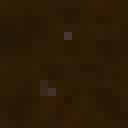
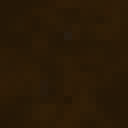
Layered file, before and after one edit (128x128). Changes by layer:
painted on "grass_sidexcf.xcf" over (x1=0, y1=0, x2=128, y2=128)
